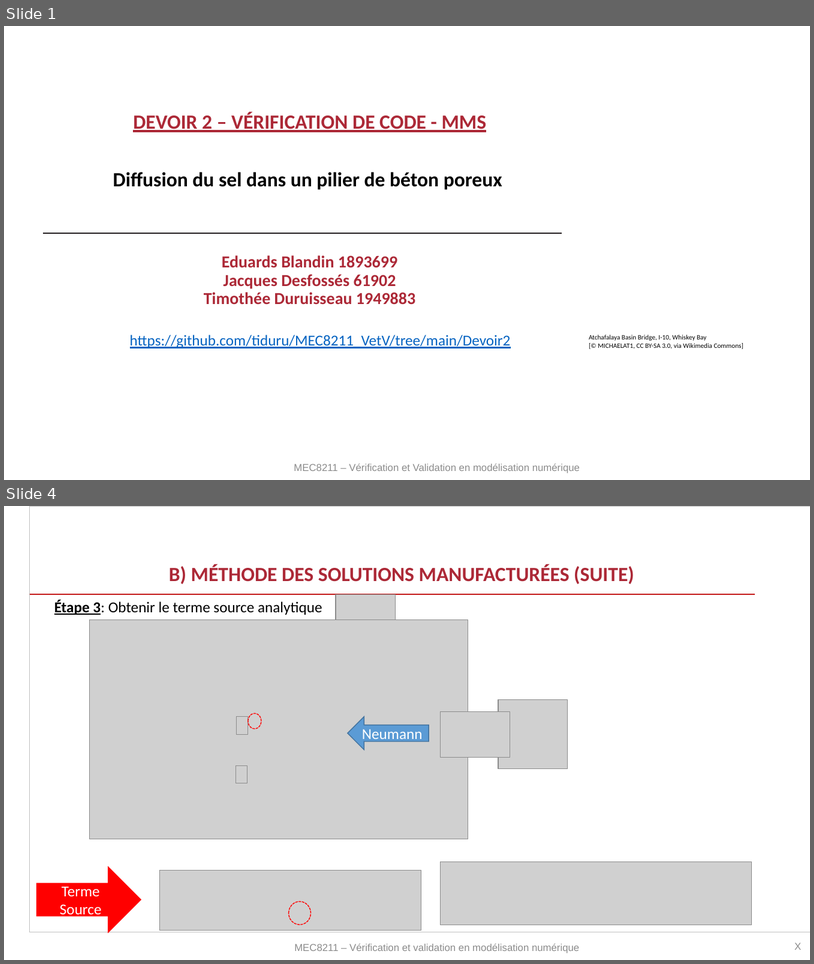
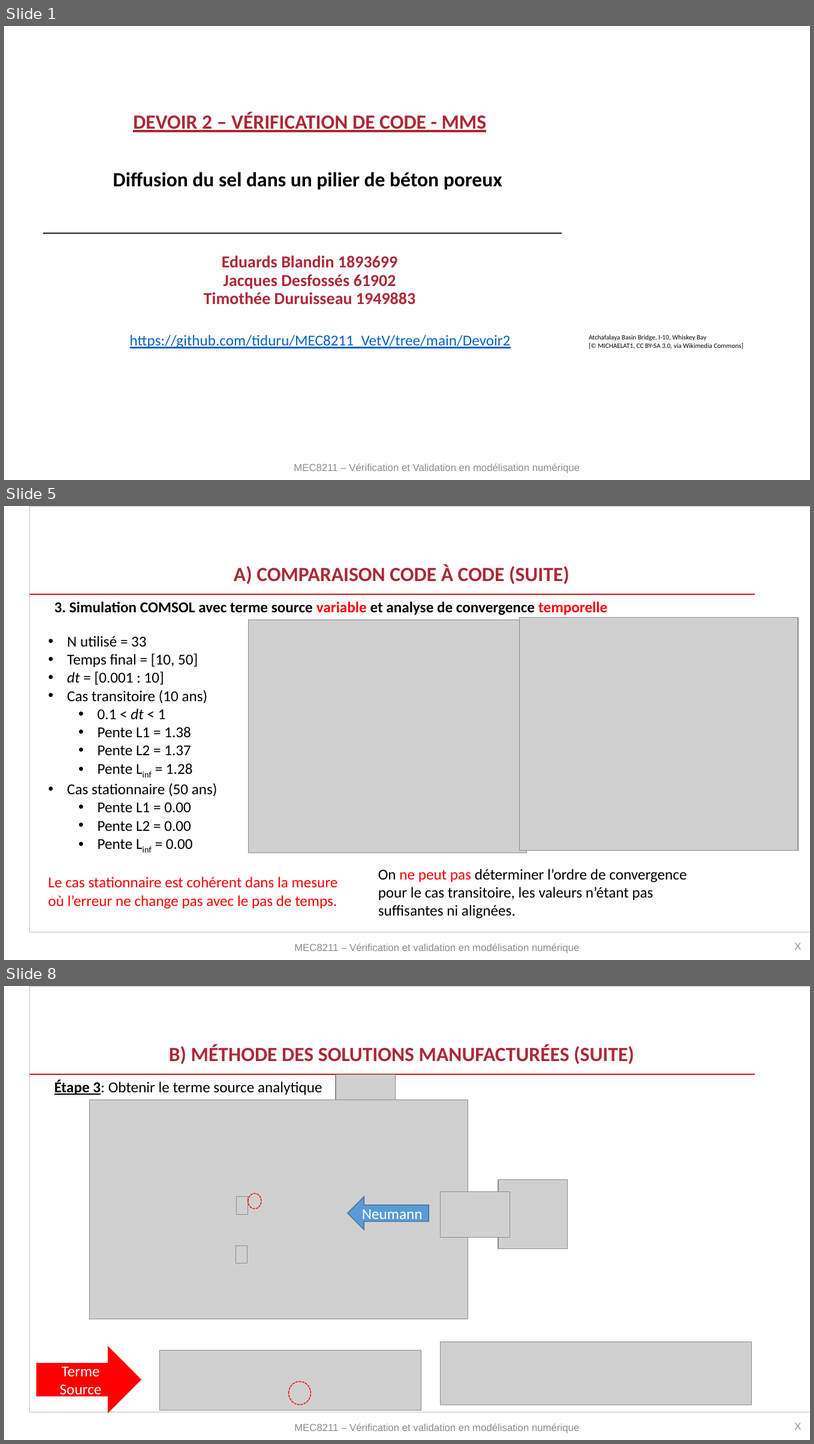
Before and after one commit to tiduru/MEC8211_VetV, a slide deck: Devoir2/MEC8211_Devoir2.pptx. Shown one above the other, each under a label of ours: slides 1 and 4 before the commit, slides 1, 5 and 8 after it; the slides between them are not shown. The pictures are 814x964 and 814x1444 pixels, drawn with LibreOffice and Linux fonts; fonts in the diff are those of the drawing; grey boxes stand for pictures; background and template pictures are left out. Boxes give left, top, right and bottom in pixels: in the first picture for what was removed or moved away, otherwise in the second. Text is boxed around its words. In the diff, an @@ line names an element or a change of style, - is before the commit and + after.

```diff
--- a/Devoir2/MEC8211_Devoir2.pptx
+++ b/Devoir2/MEC8211_Devoir2.pptx
@@ slide 5 added at (x1=4, y1=506, x2=810, y2=960), background #FFFFFF; not listed: 1 template element that a slide beside it also shows @@
@@ title added at (x1=234, y1=564, x2=570, y2=584), 24 pt, text #AC2836, bold @@
+A) COMPARAISON CODE À CODE (SUITE)
@@ line added from (29, 594) to (755, 594), #C41A1A 1 pt @@
@@ text added at (x1=54, y1=601, x2=608, y2=615), 18 pt, text #000000, bold @@
+3. Simulation COMSOL avec terme source variable et analyse de convergence temporelle
@@ picture added at (x1=248, y1=620, x2=527, y2=853) @@
@@ picture added at (x1=520, y1=618, x2=799, y2=850) @@
@@ text added at (x1=48, y1=636, x2=338, y2=909), 18 pt, text #000000 @@
+• N utilisé = 33
+• Temps final = [10, 50]
+• dt = [0.001 : 10]
+• Cas transitoire (10 ans)
+  • 0.1 < dt < 1
+  • Pente L1 = 1.38
+  • Pente L2 = 1.37
+  • Pente Linf = 1.28
+• Cas stationnaire (50 ans)
+  • Pente L1 = 0.00
+  • Pente L2 = 0.00
+  • Pente Linf = 0.00
+Le cas stationnaire est cohérent dans la mesure où l’erreur ne change pas avec le pas de temps.
@@ text added at (x1=378, y1=868, x2=687, y2=918), 18 pt, text #000000 @@
+On ne peut pas déterminer l’ordre de convergence pour le cas transitoire, les valeurs n’étant pas suffisantes ni alignées.
@@ text added at (x1=294, y1=943, x2=579, y2=953), 12 pt, text #8C8C8C @@
+MEC8211 – Vérification et validation en modélisation numérique
@@ text added at (x1=795, y1=942, x2=801, y2=949), 12 pt, text #8C8C8C @@
+X
@@ what was slide 4 is now slide 8 @@
```
Also in this commit, not shown: 2 slides changed, 3 other slides added, 5 other files.
